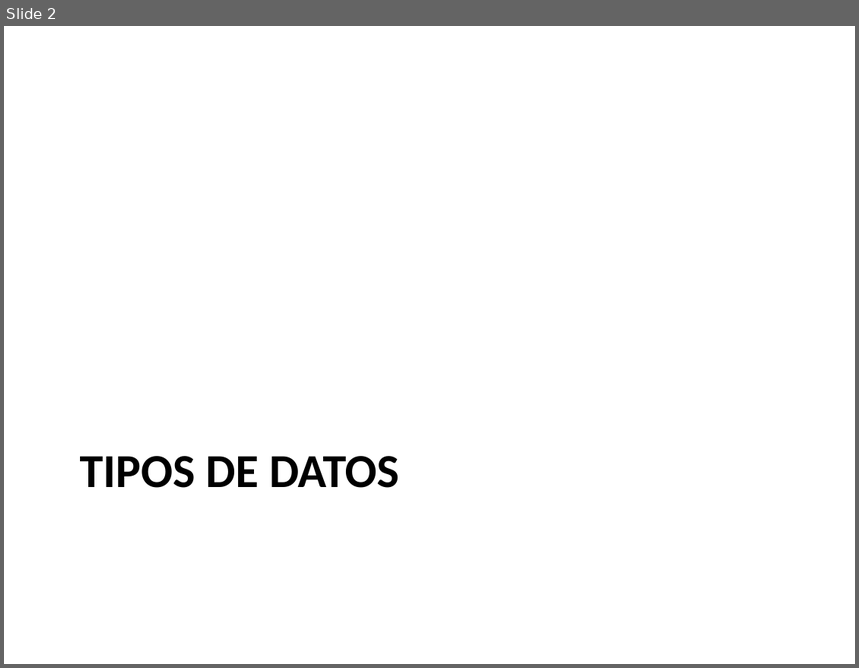
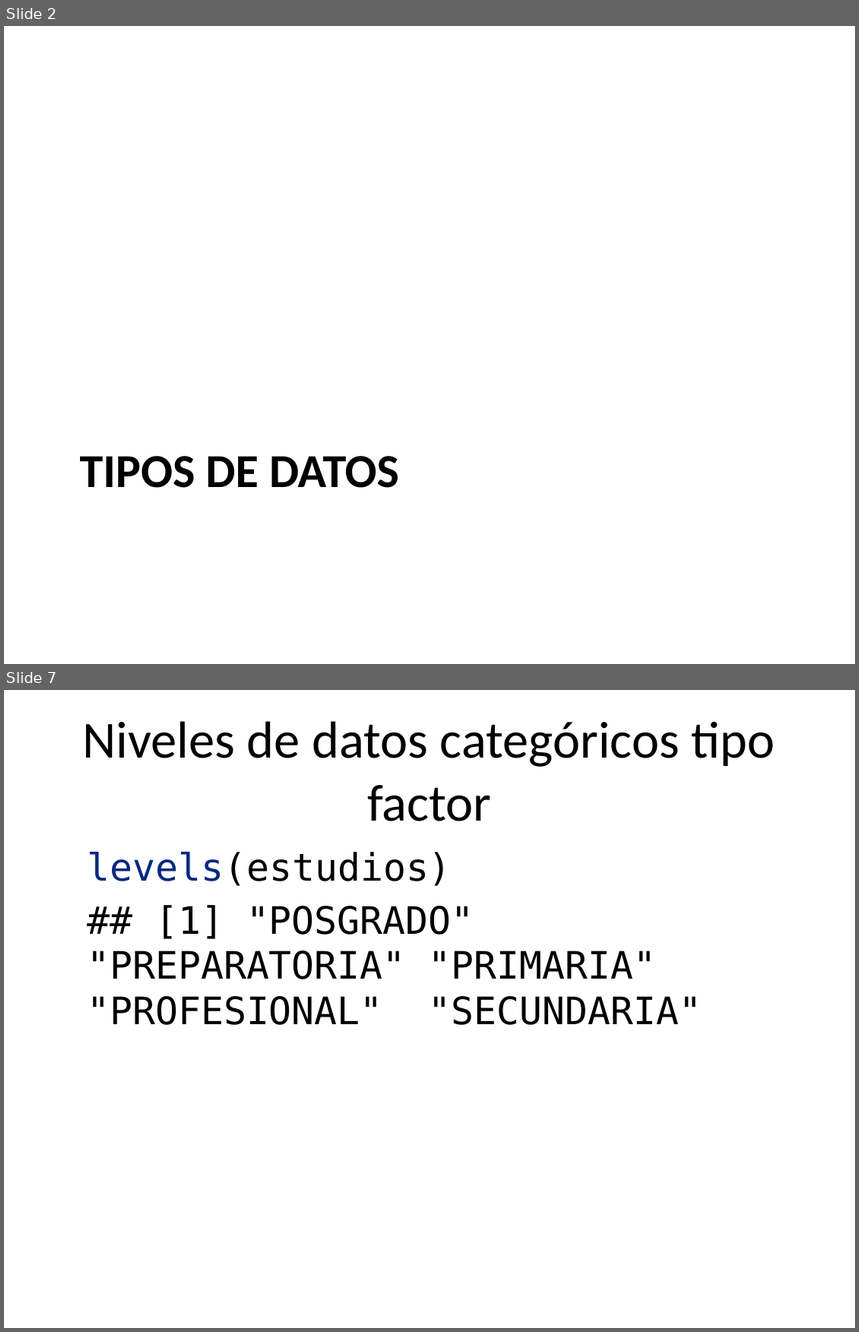
Before and after one commit to rpizarrog/CIIT.-Diplomado-en-Ciencia-de-los-Datos-e-IoT, a slide deck: Módulo II/estadistica descriptiva y probabilidad/tipos-de-datos.pptx. Shown one above the other, each under a label of ours: slide 2 before the commit, slides 2 and 7 after it; the slides between them are not shown. The pictures are 859x668 and 859x1332 pixels, drawn with LibreOffice and Linux fonts; fonts in the diff are those of the drawing. Boxes give left, top, right and bottom in pixels: in the first picture for what was removed or moved away, otherwise in the second. Text is boxed around its words. In the diff, an @@ line names an element or a change of style, - is before the commit and + after.

```diff
--- a/Módulo II/estadistica descriptiva y probabilidad/tipos-de-datos.pptx
+++ b/Módulo II/estadistica descriptiva y probabilidad/tipos-de-datos.pptx
@@ slide 7 added at bbox=[4, 690, 855, 1328], background #FFFFFF @@
@@ title added at bbox=[83, 721, 775, 821], 44 pt, text #000000 @@
+Niveles de datos categóricos tipo factor
@@ text added at bbox=[87, 852, 702, 1025], 32 pt, text #000000 @@
+levels(estudios)
+## [1] "POSGRADO" "PREPARATORIA" "PRIMARIA" "PROFESIONAL" "SECUNDARIA"
```
Also in this commit, not shown: 2 slides changed, 5 other slides added.
